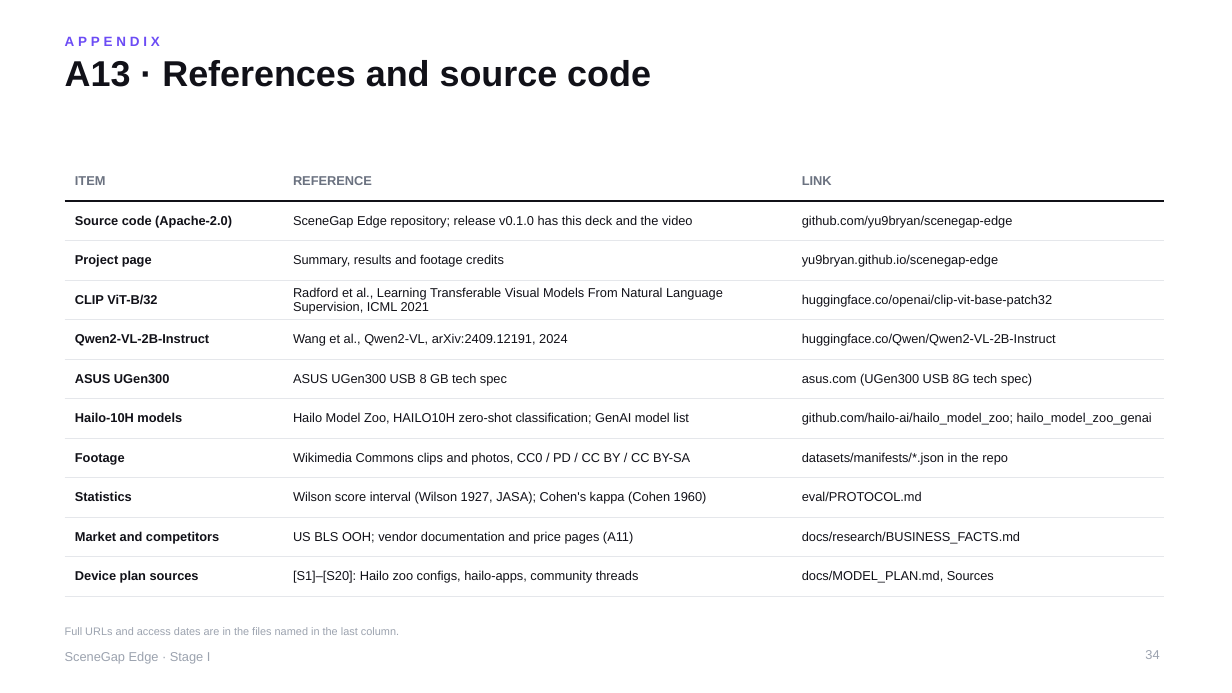
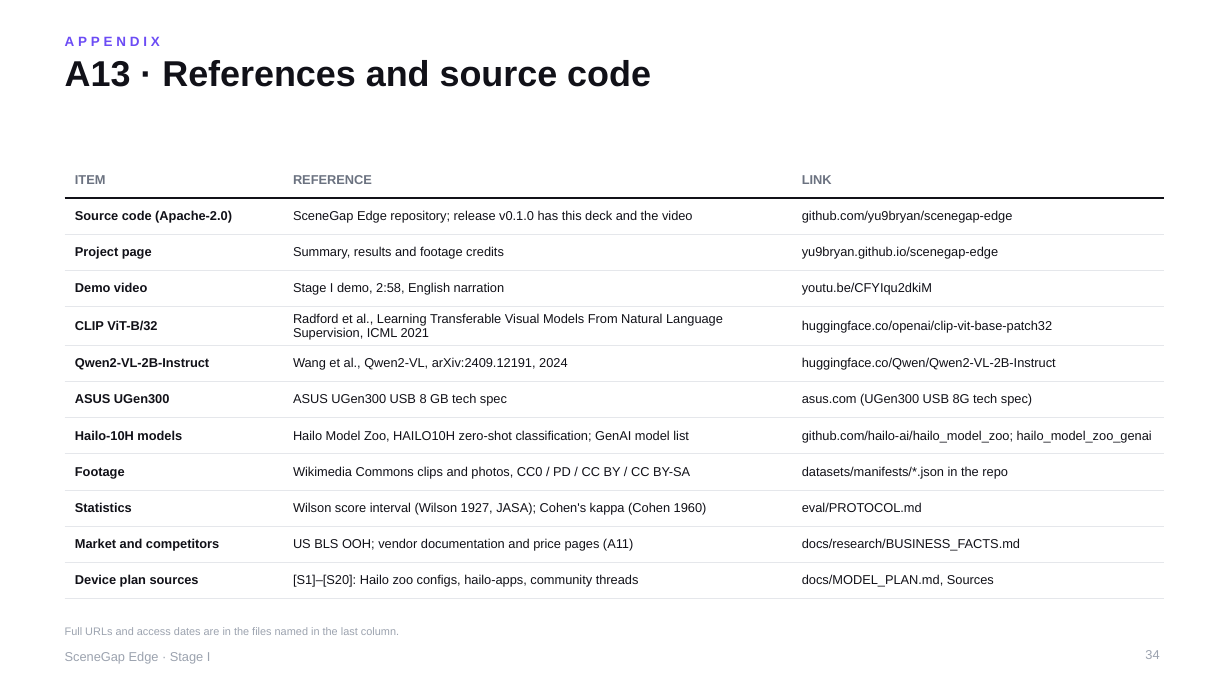
Before and after one commit to yu9bryan/scenegap-edge, a slide deck: slide 34 of docs/deck/SceneGapEdge_StageI_Proposal.pptx. Drawn at 1232x693 pixels with LibreOffice and Linux fonts; fonts in the diff are those of the drawing. Boxes give left, top, right and bottom in pixels: in the first picture for what was removed or moved away, otherwise in the second. Text is boxed around its words. In the diff, an @@ line names an element or a change of style, - is before the commit and + after.

```diff
--- a/docs/deck/SceneGapEdge_StageI_Proposal.pptx
+++ b/docs/deck/SceneGapEdge_StageI_Proposal.pptx
@@ table at [65,162,1165,591] @@
+row 4: Demo video | Stage I demo, 2:58, English narration | youtu.be/CFYIqu2dkiM
```
Also in this commit, not shown: 2 other slides changed, 6 other files.
